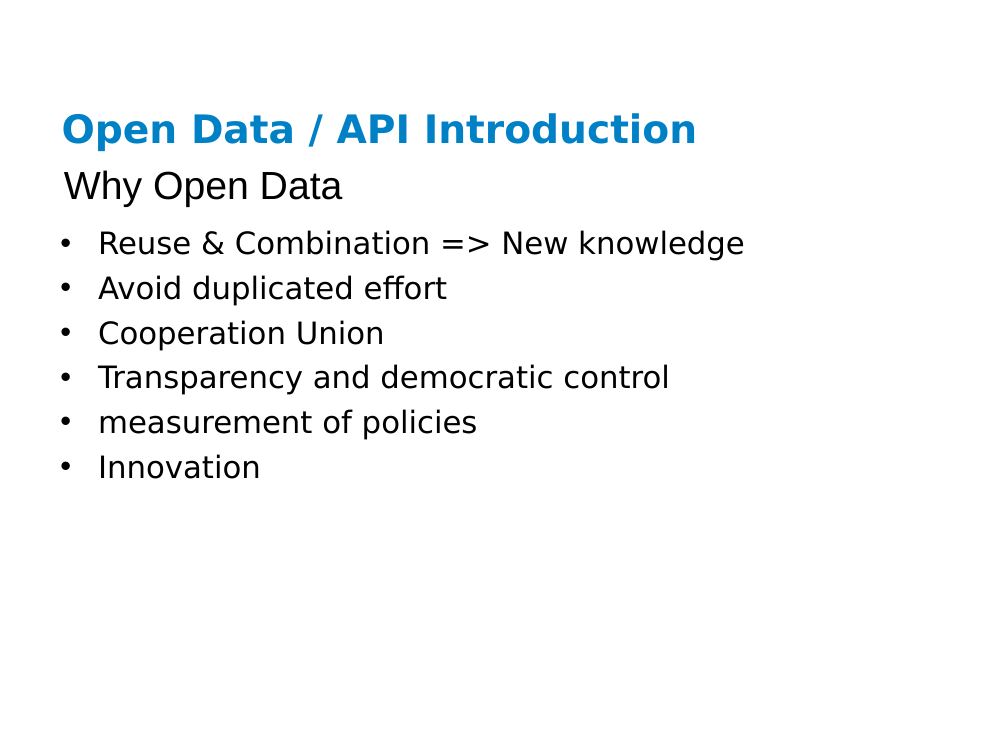
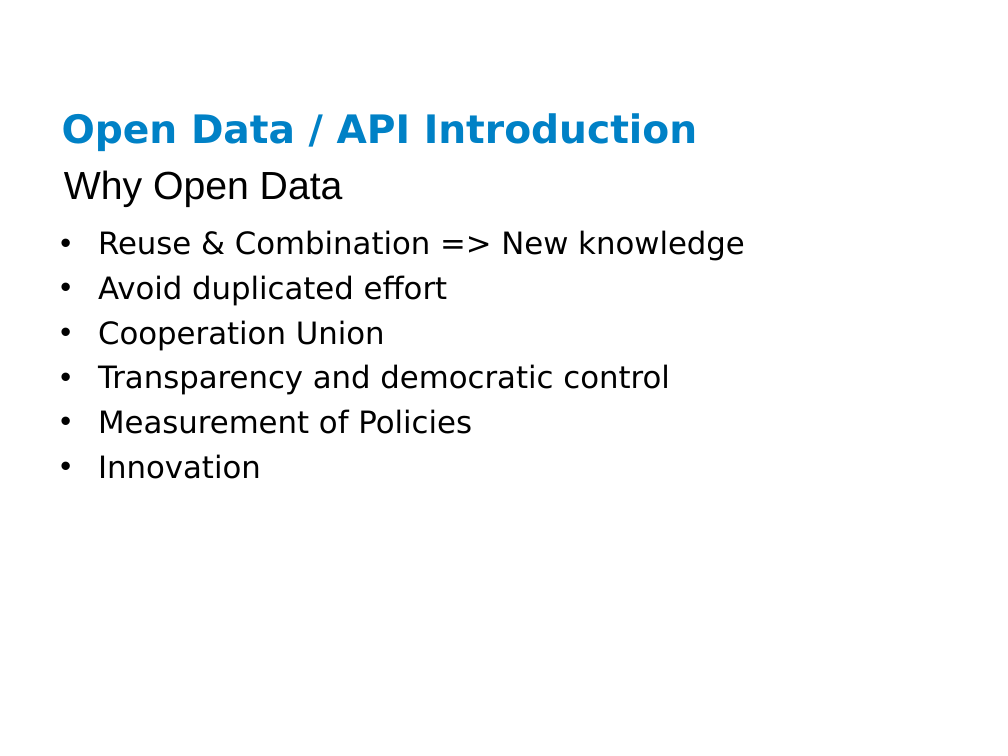
Before and after one commit to ianlin/small-data, a slide deck: slide 6 of training/data_etl.ppt. Drawn at 1008x756 pixels with LibreOffice and Linux fonts; fonts in the diff are those of the drawing; background and template pictures are left out. Boxes give left, top, right and bottom in pixels: in the first picture for what was removed or moved away, otherwise in the second. Text is boxed around its words. In the diff, an @@ line names an element or a change of style, - is before the commit and + after.

```diff
--- a/training/data_etl.ppt
+++ b/training/data_etl.ppt
@@ text at (98, 409, 472, 434): text changed @@
-• measurement of policies
+• Measurement of Policies
```
Also in this commit, not shown: 12 other slides changed.
